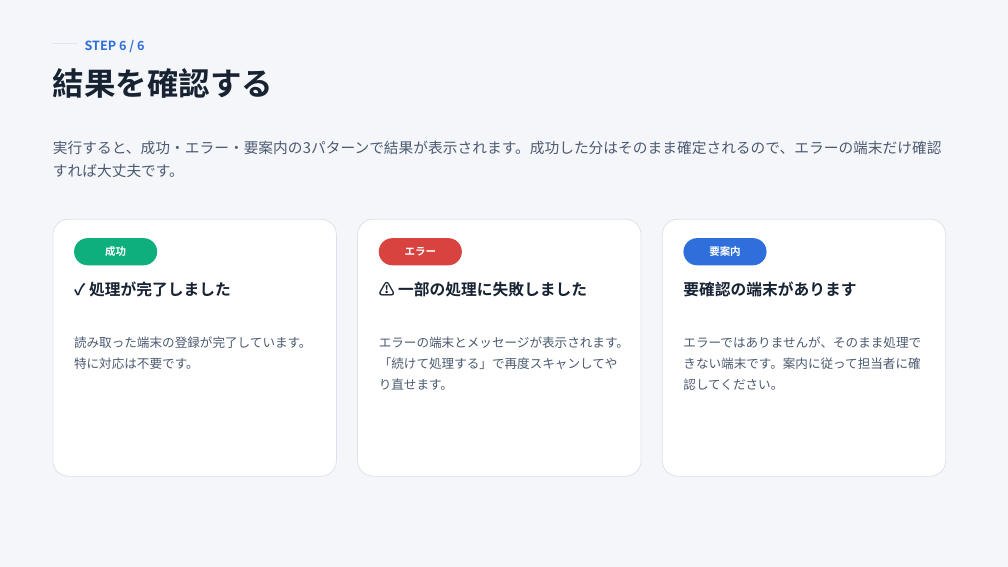
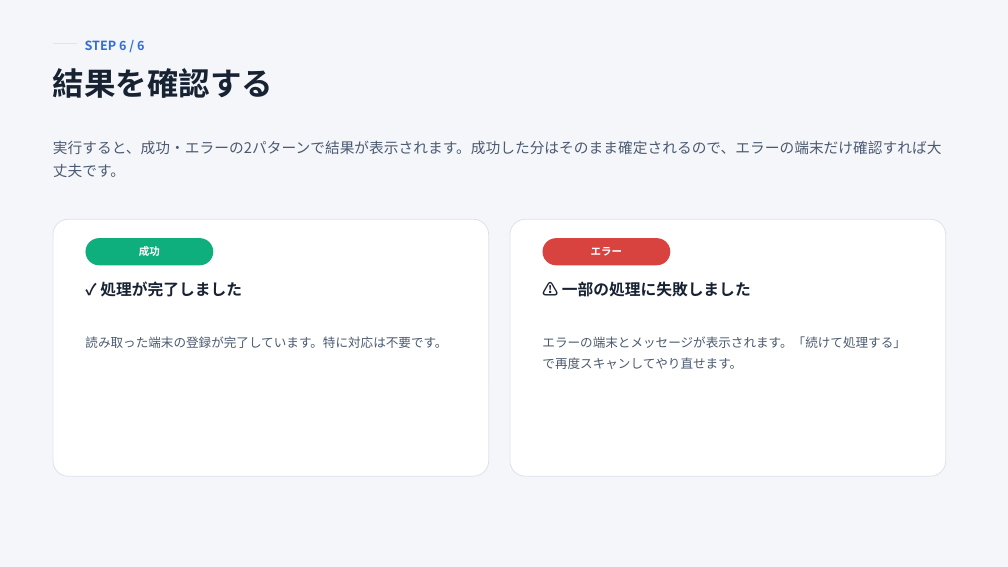
Before and after one commit to a-nozawa73052/a-nozawa-doc, a slide deck: slide 10 of 01_改修設計/UDS/スマホ画面入庫回収機能/操作マニュアル_スマホ版UDS.pptx (slide 9 before the commit). Drawn at 1008x567 pixels with LibreOffice and Linux fonts; fonts in the diff are those of the drawing. Boxes give left, top, right and bottom in pixels: in the first picture for what was removed or moved away, otherwise in the second. Text is boxed around its words. In the diff, an @@ line names an element or a change of style, - is before the commit and + after.

```diff
--- a/01_改修設計/UDS/スマホ画面入庫回収機能/操作マニュアル_スマホ版UDS.pptx
+++ b/01_改修設計/UDS/スマホ画面入庫回収機能/操作マニュアル_スマホ版UDS.pptx
@@ text at bbox=[53, 140, 942, 177]: text changed @@
-実行すると、成功・エラー・要案内の3パターンで結果が表示されます。成功した分はそのまま確定されるので、エラーの端末だけ確認すれば大丈夫です。
+実行すると、成功・エラーの2パターンで結果が表示されます。成功した分はそのまま確定されるので、エラーの端末だけ確認すれば大丈夫です。
@@ rounded rectangle: place and size @@
-rounded rectangle at bbox=[53, 219, 337, 476]
+rounded rectangle at bbox=[53, 219, 488, 476]
@@ rounded rectangle "成功": place and size @@
-rounded rectangle "成功" at bbox=[74, 238, 157, 265]
+rounded rectangle "成功" at bbox=[85, 238, 213, 265]
@@ rounded rectangle: place and size @@
-rounded rectangle at bbox=[358, 219, 641, 476]
+rounded rectangle at bbox=[510, 219, 946, 476]
@@ rounded rectangle "エラー": place and size @@
-rounded rectangle "エラー" at bbox=[379, 238, 462, 265]
+rounded rectangle "エラー" at bbox=[543, 238, 671, 265]
@@ rounded rectangle removed at bbox=[662, 219, 946, 476] @@
@@ rounded rectangle removed at bbox=[684, 238, 767, 265] @@
-要案内
@@ text "✓ 処理が完了しました": place and size @@
-text "✓ 処理が完了しました" at bbox=[89, 281, 231, 297]
+text "✓ 処理が完了しました" at bbox=[100, 281, 242, 297]
@@ text "⚠ 一部の処理に失敗しました": place and size @@
-text "⚠ 一部の処理に失敗しました" at bbox=[398, 281, 587, 297]
+text "⚠ 一部の処理に失敗しました" at bbox=[562, 281, 751, 297]
@@ text removed at bbox=[683, 281, 856, 297] @@
-要確認の端末があります
@@ text "読み取った端末の登録が完了しています。特に対応は不要です。" rewrapped from bbox=[74, 336, 312, 369] to bbox=[85, 336, 447, 348] @@
@@ text "エラーの端末とメッセージが表示されます。「続けて処理する」で再度スキャンしてやり直せます。" rewrapped from bbox=[379, 336, 629, 390] to bbox=[542, 336, 905, 369] @@
@@ text removed at bbox=[683, 336, 921, 390] @@
-エラーではありませんが、そのまま処理できない端末です。案内に従って担当者に確認してください。
```
Also in this commit, not shown: 2 other slides changed, 1 slide added, 23 other files.
